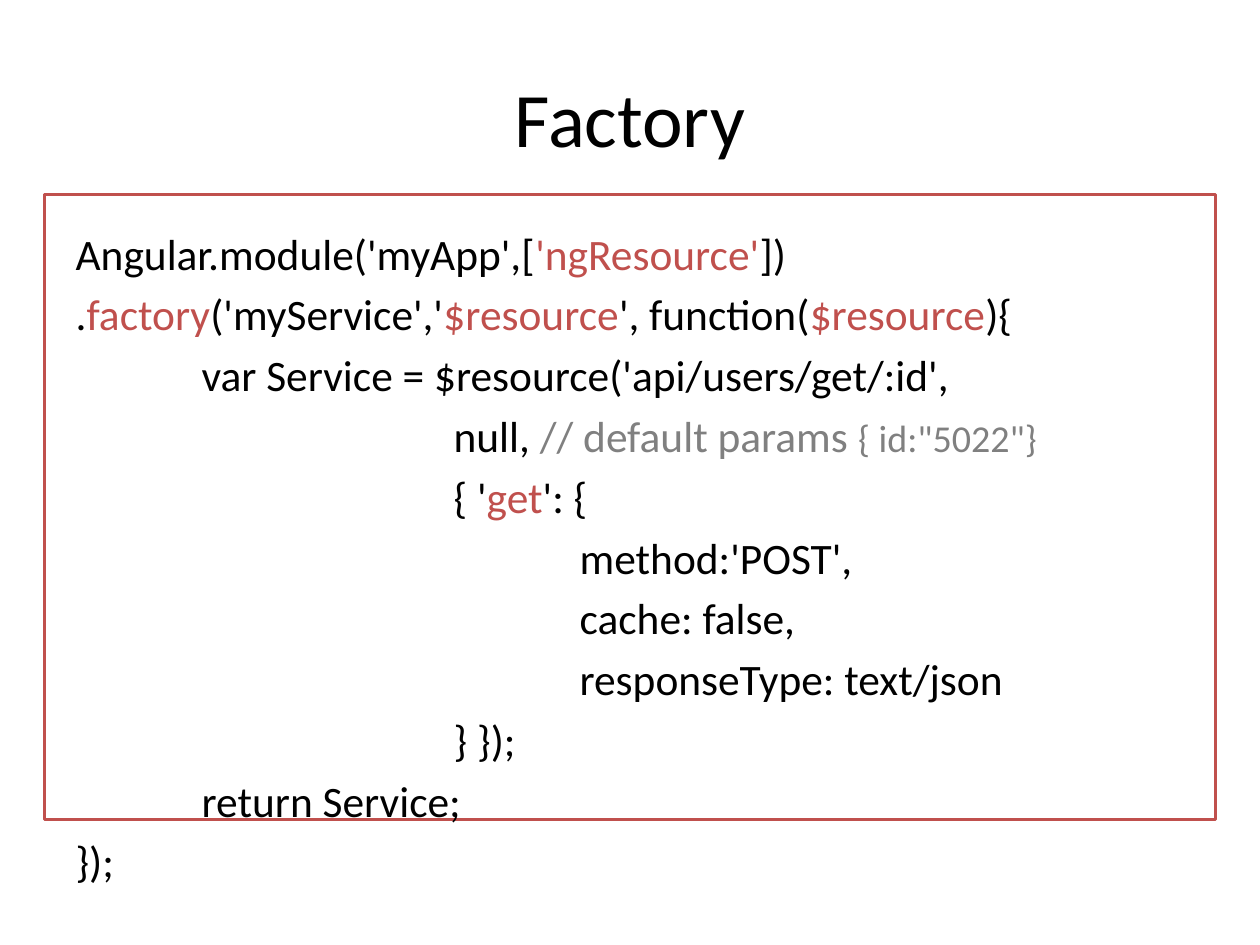
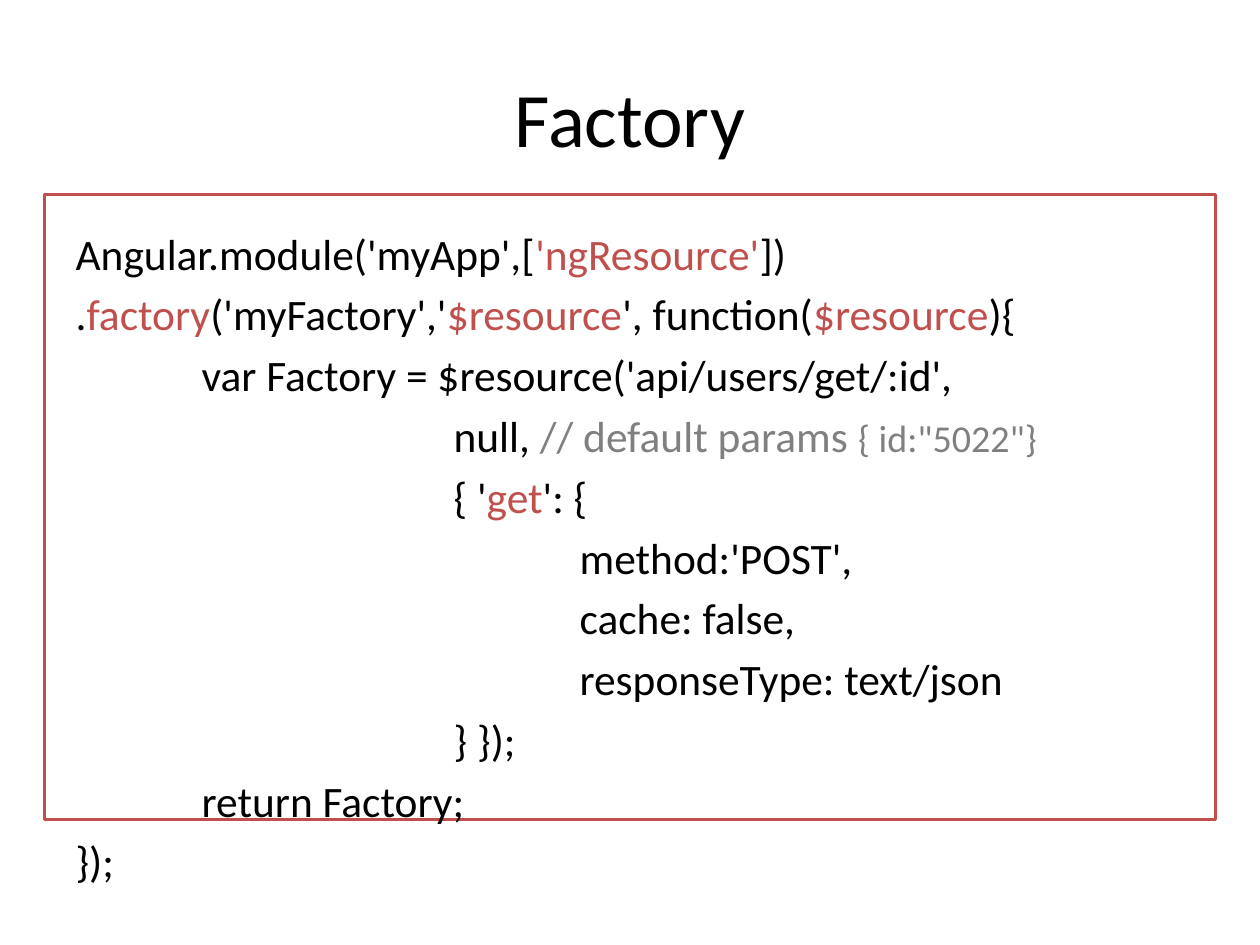
Before and after one commit to lhkingkong/angularjs-taller, a slide deck: slide 35 of material/AngularJS Taller.pptx (slide 34 before the commit). Drawn at 1260x945 pixels with LibreOffice and Linux fonts; fonts in the diff are those of the drawing. Boxes give left, top, right and bottom in pixels: in the first picture for what was removed or moved away, otherwise in the second. Text is boxed around its words. In the diff, an @@ line names an element or a change of style, - is before the commit and + after.

Commit message:
Add services theory

```diff
--- a/material/AngularJS Taller.pptx
+++ b/material/AngularJS Taller.pptx
@@ text at bbox=[76, 298, 1016, 399]: text changed @@
-.factory('myService','$resource', function($resource){
-var Service = $resource('api/users/get/:id',
+.factory('myFactory','$resource', function($resource){
+var Factory = $resource('api/users/get/:id',
@@ text at bbox=[202, 789, 465, 824]: text changed @@
-return Service;
+return Factory;
```
Also in this commit, not shown: 2 other slides changed, 5 slides added, 2 slides removed.
